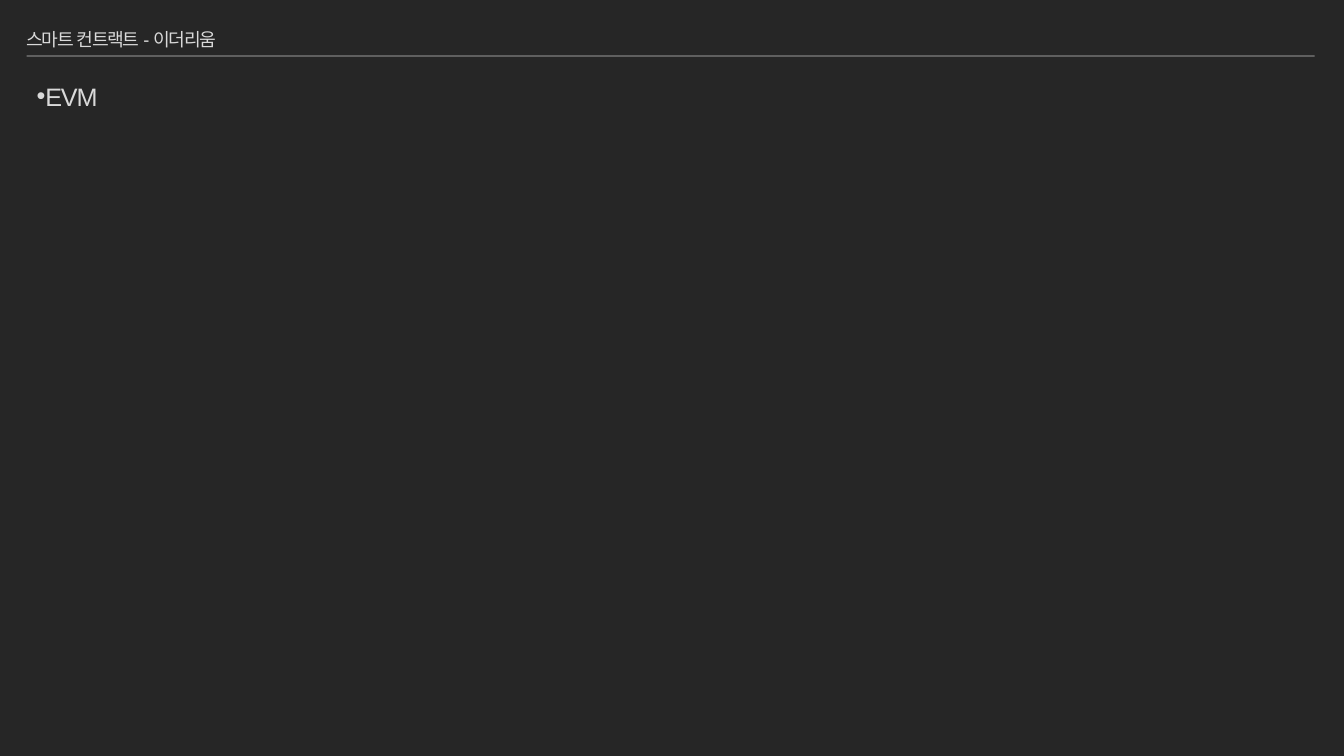
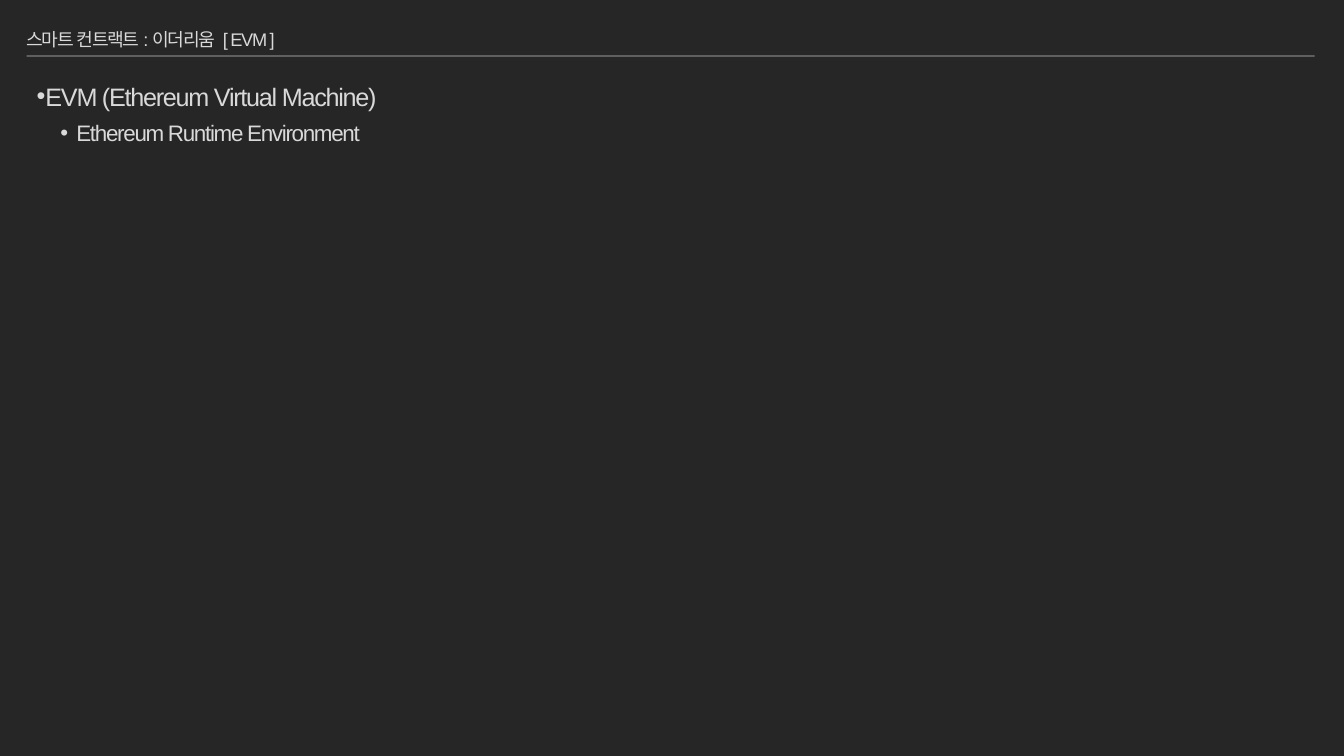
Before and after one commit to moss0801/blockchain-doc, a slide deck: slide 76 of General/Blockchain Part1.pptx. Drawn at 1344x756 pixels with LibreOffice and Linux fonts; fonts in the diff are those of the drawing. Boxes give left, top, right and bottom in pixels: in the first picture for what was removed or moved away, otherwise in the second. Text is boxed around its words. In the diff, an @@ line names an element or a change of style, - is before the commit and + after.

```diff
--- a/General/Blockchain Part1.pptx
+++ b/General/Blockchain Part1.pptx
@@ title at [27, 31, 267, 48]: text changed @@
-스마트 컨트랙트 - 이더리움
+스마트 컨트랙트 : 이더리움 [ EVM ]
@@ text at [37, 87, 377, 141]: text changed @@
-• EVM
+• EVM (Ethereum Virtual Machine)
+  • Ethereum Runtime Environment
```
Also in this commit, not shown: 6 other slides changed, 2 other files.
